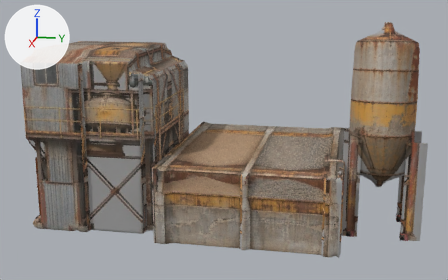
Renders of the glTF model public/assets/models/wasteland/town/plants.glb from each side of a commit.
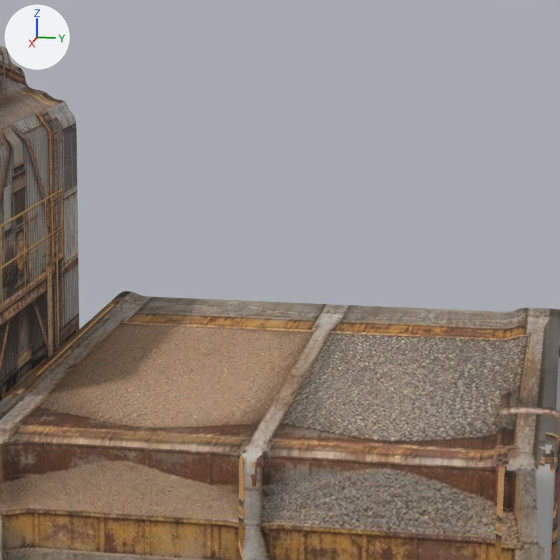
Old and new are each drawn whole from a 50 mm lens placed at (36.55, 7.07, 14.19), pointed at (-0.65, -0.37, 4.89) and again close up on the part from 36% to 77% of the width and 10% to 74% of the height. Lighting does not change. The marker at upper left points along +X, +Y and +Z. The older version's two pictures come first. Where no turn or scale is listed for an object, it has been applied to the vertices.

The first close-up shows 'batch-plant:aggregate-bin-shells', 'batch-plant:mixing-tower-shell' and 1 more.
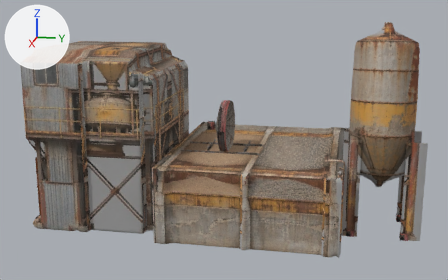
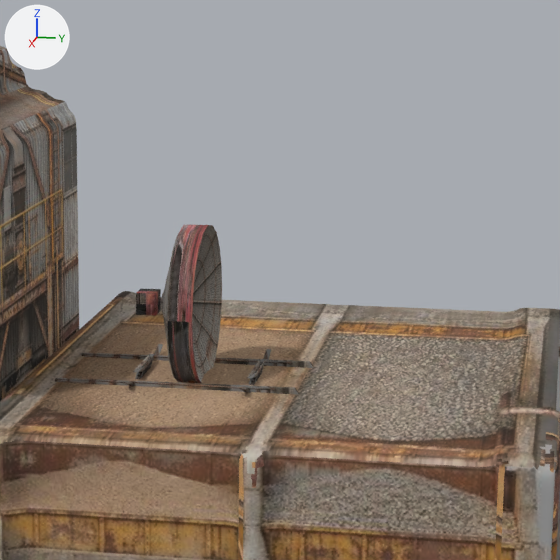
Pixel boxes [x1, y1, x2, y2] of what changed, in the close-ups (560 x 560 px):
'radar:dish-rim', added: after [167, 224, 209, 383]
'radar:dish-surface', added: after [192, 225, 222, 381]
'radar:tower-side-frame-far', added: after [55, 378, 299, 395]
'radar:tower-side-frame-road', added: after [81, 353, 313, 368]
'radar:dish-drive-motor', added: after [136, 288, 161, 316]
'radar:dish-rear-surface', added: after [161, 228, 182, 376]
'radar:tower-end-frame-far', added: after [124, 344, 163, 385]
'radar:tower-end-frame-road', added: after [240, 349, 272, 391]
'radar:turntable-bearing.001', added (mostly hidden): after [188, 381, 195, 383]

The change, as a diff of the scene's bpy script:
```diff
--- a/public/assets/models/wasteland/town/plants.glb.py
+++ b/public/assets/models/wasteland/town/plants.glb.py
@@ ob_radar_turntable_bearing_001 @@
+ob_radar_turntable_bearing_001 = bpy.data.objects.new('radar:turntable-bearing.001', me_cube_083)  # 8 vertices, 12 faces; spans x -0.055..0.055, y -0.095..0.095, z -0.515..0.515; in mat_town___rusted_steel (picture img_town_tile___rusted_steel)
+ob_radar_turntable_bearing_001.location = (0.68, -0.04, 4.71)
@@ ob_radar_tower_side_frame_road @@
+ob_radar_tower_side_frame_road = bpy.data.objects.new('radar:tower-side-frame-road', me_radar_tower_side_frame_road)  # 94 vertices, 228 faces; spans x -1.1..-1.0, y -2.69..3.02, z 0.0..4.61; in mat_photo___radar_side (picture img_radar_side)
+ob_radar_tower_side_frame_road.location = (0.0, 0.0, 0.0)
@@ ob_radar_tower_side_frame_far @@
+ob_radar_tower_side_frame_far = bpy.data.objects.new('radar:tower-side-frame-far', me_radar_tower_side_frame_far)  # 94 vertices, 228 faces; spans x 1.0..1.1, y -2.69..3.02, z 0.0..4.61; in mat_photo___radar_side (picture img_radar_side)
+ob_radar_tower_side_frame_far.location = (0.0, 0.0, 0.0)
@@ ob_radar_tower_end_frame_road @@
+ob_radar_tower_end_frame_road = bpy.data.objects.new('radar:tower-end-frame-road', me_radar_tower_end_frame_road)  # 82 vertices, 184 faces; spans x -1.62..1.63, y 1.08..1.2, z 0.0..4.69; in mat_photo___radar_front (picture img_radar_front)
+ob_radar_tower_end_frame_road.location = (0.0, 0.0, 0.0)
@@ ob_radar_tower_end_frame_far @@
+ob_radar_tower_end_frame_far = bpy.data.objects.new('radar:tower-end-frame-far', me_radar_tower_end_frame_far)  # 82 vertices, 184 faces; spans x -1.62..1.63, y -1.2..-1.08, z 0.0..4.69; in mat_photo___radar_front (picture img_radar_front)
+ob_radar_tower_end_frame_far.location = (0.0, 0.0, 0.0)
@@ ob_radar_dish_surface @@
+ob_radar_dish_surface = bpy.data.objects.new('radar:dish-surface', me_radar_dish_surface)  # 127 vertices, 220 faces; spans x -1.58..1.58, y -0.28..0.16, z -1.58..1.58; in mat_photo___radar_front (picture img_radar_front)
+ob_radar_dish_surface.location = (0.0, 0.0, 5.94)
@@ ob_radar_dish_rim @@
+ob_radar_dish_rim = bpy.data.objects.new('radar:dish-rim', me_radar_dish_rim)  # 42 vertices, 40 faces; spans x -1.58..1.58, y -0.32..0.16, z -1.58..1.58; in mat_town___iron_dark (picture img_town_tile___iron_dark)
+ob_radar_dish_rim.location = (0.0, 0.0, 5.94)
@@ ob_radar_dish_rear_surface @@
+ob_radar_dish_rear_surface = bpy.data.objects.new('radar:dish-rear-surface', me_radar_dish_rear_surface)  # 127 vertices, 220 faces; spans x -1.58..1.58, y -0.76..-0.32, z -1.58..1.58; in mat_photo___radar_rear (picture img_radar_rear)
+ob_radar_dish_rear_surface.location = (0.0, 0.0, 5.94)
@@ ob_radar_dish_drive_motor @@
+ob_radar_dish_drive_motor = bpy.data.objects.new('radar:dish-drive-motor', me_cube_081)  # a box spanning x -0.22..0.22, y -0.2..0.2, z -0.22..0.22; in mat_town___iron_dark (picture img_town_tile___iron_dark)
+ob_radar_dish_drive_motor.location = (0.0, -1.04, 5.94)
```
